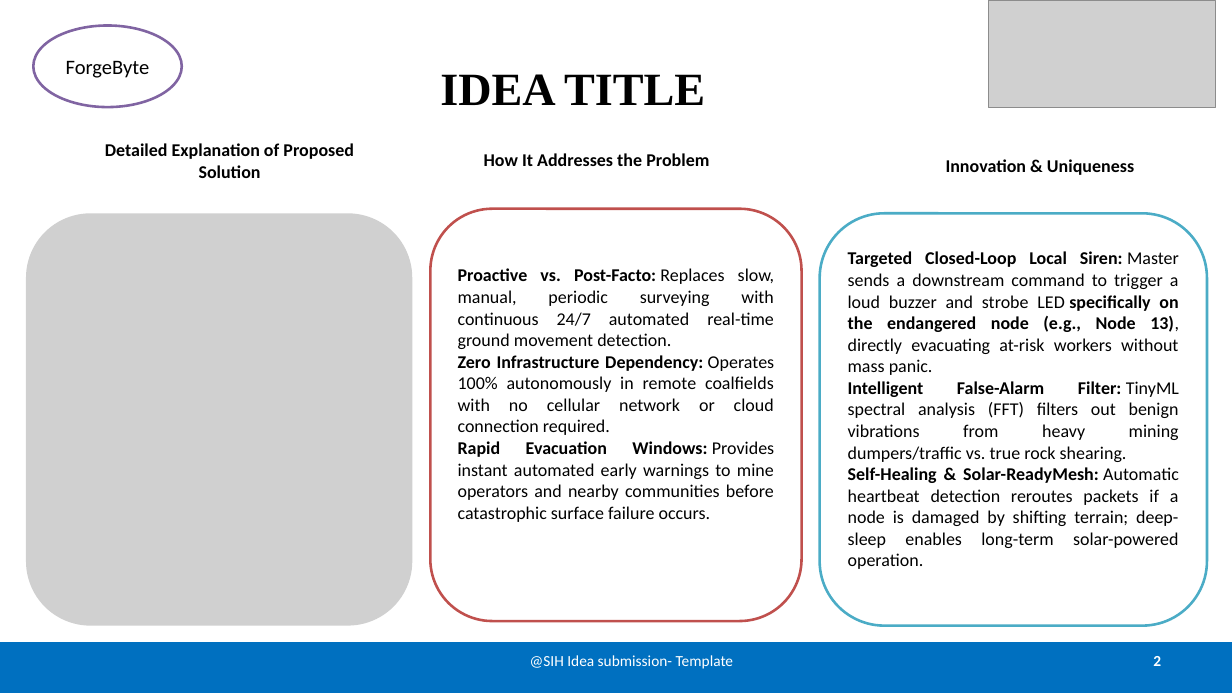
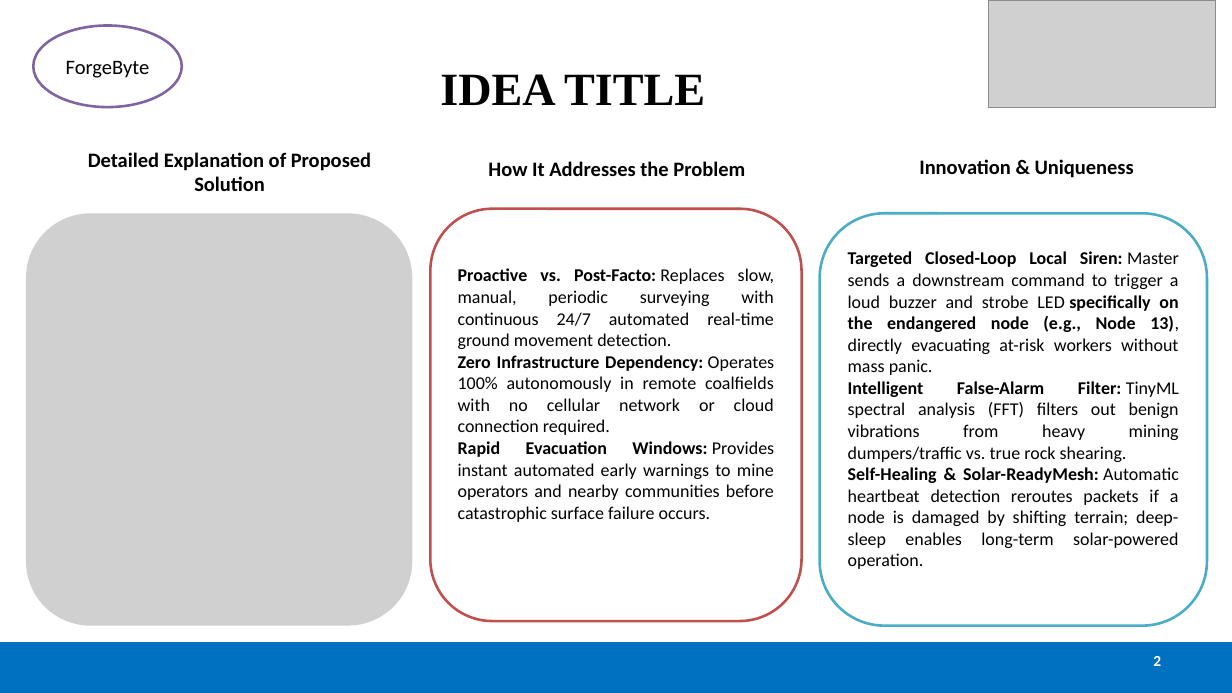
Before and after one commit to Vaggiri/SIH26-A0H-T226, a slide deck: slide 2 of share/SIH26-A0H-T226__Presentation.pptx. Drawn at 1232x693 pixels with LibreOffice and Linux fonts; fonts in the diff are those of the drawing; grey boxes stand for pictures. Boxes give left, top, right and bottom in pixels: in the first picture for what was removed or moved away, otherwise in the second. Text is boxed around its words. In the diff, an @@ line names an element or a change of style, - is before the commit and + after.

```diff
--- a/share/SIH26-A0H-T226__Presentation.pptx
+++ b/share/SIH26-A0H-T226__Presentation.pptx
@@ size 14 to 16 pt in 3 elements at [919, 159, 1134, 178], [488, 161, 745, 176], [88, 152, 371, 191] @@
@@ text "Detailed Explanation of Proposed Solution": place and size @@
-text "Detailed Explanation of Proposed Solution" at [105, 143, 354, 178]
+text "Detailed Explanation of Proposed Solution" at [88, 152, 371, 191]
@@ text "How It Addresses the Problem": place and size @@
-text "How It Addresses the Problem" at [484, 153, 709, 166]
+text "How It Addresses the Problem" at [488, 161, 745, 176]
@@ text "Innovation & Uniqueness": place and size @@
-text "Innovation & Uniqueness" at [946, 159, 1134, 175]
+text "Innovation & Uniqueness" at [919, 159, 1134, 178]
@@ text removed at [530, 655, 734, 669] @@
-@SIH Idea submission- Template
```
Also in this commit, not shown: 4 other slides changed.
